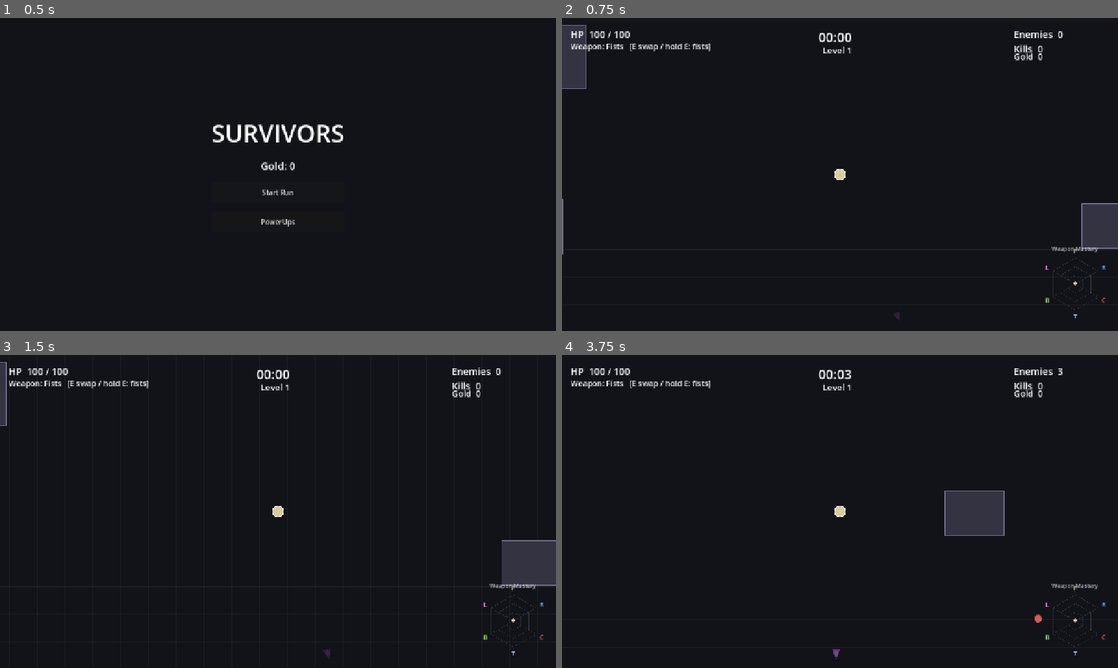
Above: before the commit, frames 1-4 (two rows, left to right).
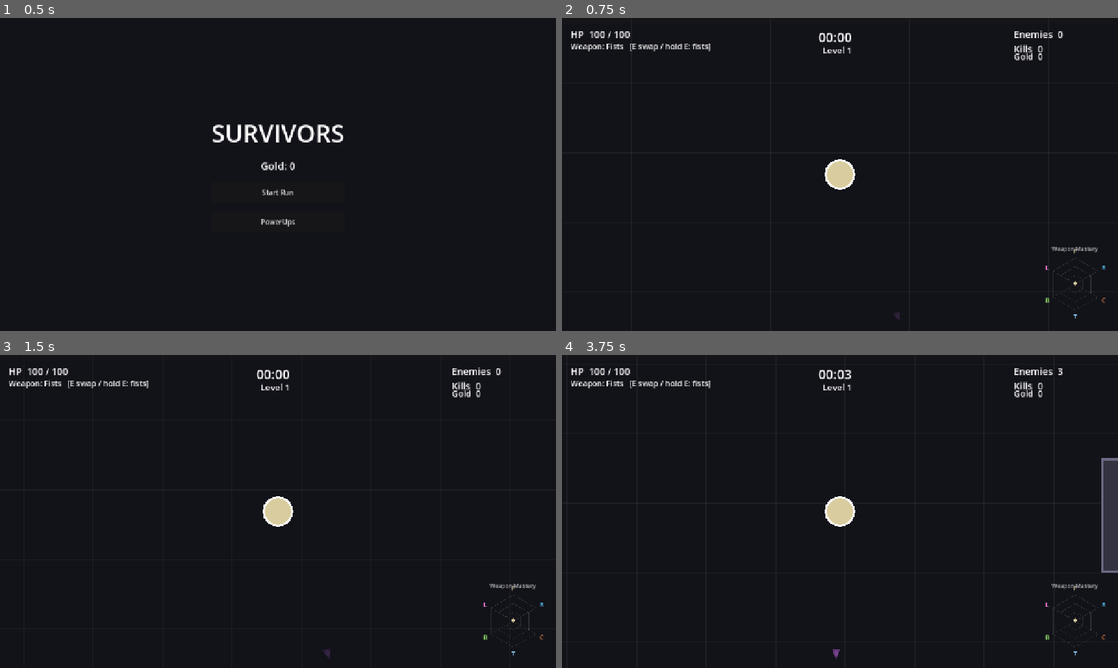
Above: after the commit, the same moments.

Repository: veighnsche/survivors-prototype
Game: Godot game, scene res://main_menu.tscn
The game is run twice, just before and just after one commit, with the same random seed, the same clock (stepped at 60 frames per second) and the same inputs.
Inputs:
- Up to frame 1 (0.5 s): no input
- Up to frame 2 (0.75 s): click "Start Run" at 0.5 s
- Up to frame 3 (1.5 s): tap Enter at 1.25 s; hold D from 1.28 s (still down); tap 1 at 1.35 s
- Up to frame 4 (3.75 s): release D at 2.03 s; hold S 2.03-2.78 s; tap 2 at 2.1 s; hold D 2.78-3.53 s; tap 3 at 2.85 s; hold W from 3.53 s (still down); tap Q at 3.6 s

Frame 1 is identical in both runs. In frame 2, 2.2% of the frame differs, in the area x 0-100%, y 2-76%; in frame 3, 2.1%; in frame 4, 3.1%, in the area x 47-100%, y 32-86%.

Commit message:
Fix scale: camera zoom 2.5 (verified via screenshot)
The tiny/huge oscillation was blind guessing. Added a SHOT= screenshot capture,
looked at the actual render: window and fonts were fine; the camera was zoomed
all the way out so entities were ~1% specks. Camera zoom 1.0 -> 2.5 makes the
player/enemies read at a normal size without touching the UI. Verified the
player is now ~2.5% of screen width.

Co-Authored-By: Claude Opus 4.8 <noreply@anthropic.com>

Diff:
--- a/scripts/config.gd
+++ b/scripts/config.gd
@@ -39,7 +39,7 @@
 var MELEE_KNOCKBACK := 0.0  # base; raised by the Heavy Blows card
 
 # --- Display ----------------------------------------------------------------
-var CAMERA_ZOOM := 1.0  # 1.0 = content scales purely with the (maximized) window
+var CAMERA_ZOOM := 2.5  # zooms the world in so the player/enemies read at a normal size
 
 # --- Player misc ------------------------------------------------------------
 var PICKUP_RADIUS := 72.0
--- a/scripts/game.gd
+++ b/scripts/game.gd
@@ -13,6 +13,7 @@
 var card_screen: CardScreen
 
 var run_started := false
+var _shot_done := false
 var elapsed := 0.0
 var kills := 0
 var spawn_accum := 0.0
@@ -160,6 +161,10 @@
 	elapsed += delta
 	if Sim.enabled and elapsed >= Sim.duration:
 		_sim_report()
+		return
+	if OS.has_environment("SHOT") and not _shot_done and elapsed > 2.0:
+		_shot_done = true
+		_capture_shot()
 		return
 	_update_spawns(delta)
 
@@ -373,6 +378,13 @@
 
 
 # --- Progression ------------------------------------------------------------
+func _capture_shot() -> void:
+	await RenderingServer.frame_post_draw
+	var img := get_viewport().get_texture().get_image()
+	img.save_png(OS.get_environment("SHOT"))
+	get_tree().quit()
+
+
 func _sim_report() -> void:
 	var kps: float = kills / maxf(elapsed, 0.001)
 	var dps: float = Sim.damage_dealt / maxf(elapsed, 0.001)
